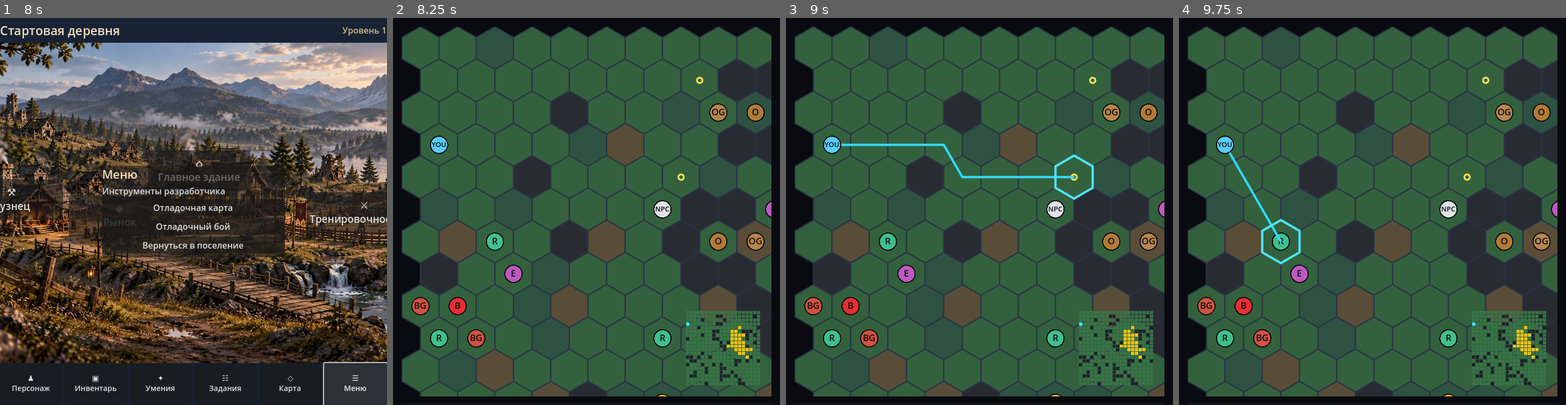
Above: before the commit, frames 1-4 (left to right).
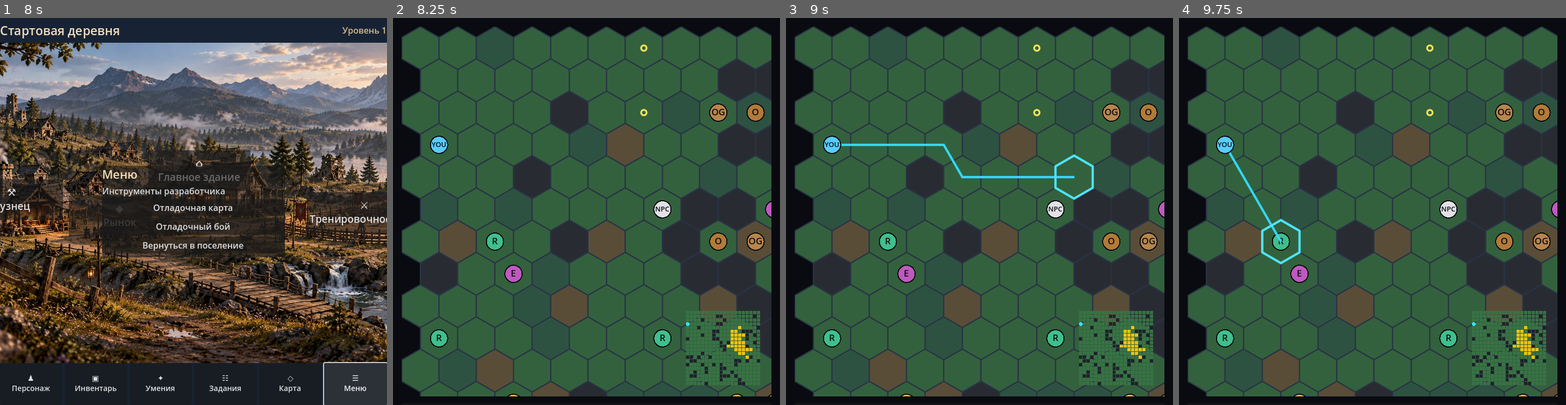
Above: after the commit, the same moments.

Repository: Archoniou1987/Battle-of-Artheon
Game: Godot game, scene res://scenes/main/main.tscn
The game is run twice, just before and just after one commit, with the same random seed, the same clock (stepped at 60 frames per second) and the same inputs.
Inputs (mouse positions are in pixels of both pictures, inside the frame that each line leads up to):
- Up to frame 1 (8 s): click "⚒ Кузнец" at 0.5 s; click "◆ Рынок" at 1.25 s; click "⌂ Главное здание" at 2 s; click "⚔ Тренировочное поле" at 2.75 s; click "♟ Персонаж" at 3.5 s; click "▣ Инвентарь" at 4.25 s; click "✦ Умения" at 5 s; click "☷ Задания" at 5.75 s; click "◇ Карта" at 6.5 s; click "☰ Меню" at 7.25 s
- Up to frame 2 (8.25 s): click "Отладочная карта" at 8 s
- Up to frame 3 (9 s): tap Enter at 8.75 s; move the mouse to (1064, 192) at 8.77 s; click (1064, 192) at 8.92 s
- Up to frame 4 (9.75 s): tap Space at 9.5 s; drag from (1295, 230) to (1353, 288) at 9.52 s

Frame 1 is identical in both runs. In frame 2, 0.7% of the frame differs, in the area x 4-98%, y 6-98%; in frame 3, 0.7%; in frame 4, 0.7%.

Commit message:
Populate thematic regions with dense NPC groups and optional 2-4 enemies per hex

Diff:
--- a/core/map/location_generator.gd
+++ b/core/map/location_generator.gd
@@ -8,6 +8,9 @@
 const BASE_ENCOUNTERS:=6
 const BASE_PATROLS:=5
 const MIN_PATROL_PATH_CELLS:=8
+const REGION_NPC_DENSITY:=0.65
+const REGION_STACK_CHANCE:=0.22
+const REGION_MAX_NPCS_PER_HEX:=4
 
 static func generate(width:int, height:int, seed_value:int = 1)->Dictionary:
 	var safe_width:=maxi(5,width)
@@ -156,20 +159,35 @@
 		map.add_area(area,[resource_cells[i]])
 	for i in range(npc_cells.size()):
 		map.place_entity("GEN_NPC_%02d"%i,npc_cells[i])
-	# Populate thematic pockets independently of ordinary map content.
+	# Hostile regions are intentionally crowded. Multiple enemies may guard one hex.
 	var region_npcs:Array[Dictionary]=[]
 	for region in region_result["regions"]:
 		var available:Array[Vector2i]=[]
 		for pos in region["cells"]:
-			if accessible.has(pos) and map.cell(pos).is_passable() and map.entities_at(pos).is_empty():
+			if accessible.has(pos) and map.cell(pos).is_passable() and map.cell(pos).object_ids.is_empty():
 				available.append(pos)
+		if available.is_empty():
+			continue
 		_shuffle_cells(available,rng)
-		var count:int=mini(3,available.size())
-		for j in range(count):
-			var entity_id:="GEN_REGION_NPC_%02d_%02d"%[region_npcs.size(),j]
-			var npc_pos:Vector2i=available[j]
+		var target_count:=maxi(3,roundi(float(available.size())*REGION_NPC_DENSITY))
+		var placed:=0
+		var per_cell:Dictionary={}
+		var placement_attempts:=0
+		while placed<target_count and placement_attempts<target_count*12:
+			placement_attempts+=1
+			var npc_pos:Vector2i=available[rng.randi_range(0,available.size()-1)]
+			var occupancy:int=int(per_cell.get(npc_pos,0))
+			if occupancy>=REGION_MAX_NPCS_PER_HEX:
+				continue
+			if occupancy>0 and rng.randf()>REGION_STACK_CHANCE:
+				continue
+			if occupancy==0 and not map.entities_at(npc_pos).is_empty():
+				continue
+			var entity_id:="GEN_REGION_NPC_%s_%02d"%[str(region["region_id"]),placed]
 			if map.place_entity(entity_id,npc_pos):
+				per_cell[npc_pos]=occupancy+1
 				region_npcs.append({"entity_id":entity_id,"region_id":region["region_id"],"region_type":region["region_type"],"pos":npc_pos})
+				placed+=1
 	var region_objects:Array[Dictionary]=[]
 	var kinds:Dictionary={"bandit_camp":"tent","graveyard":"grave","beast_den":"bones","ruins":"relic"}
 	for region in region_result["regions"]:
